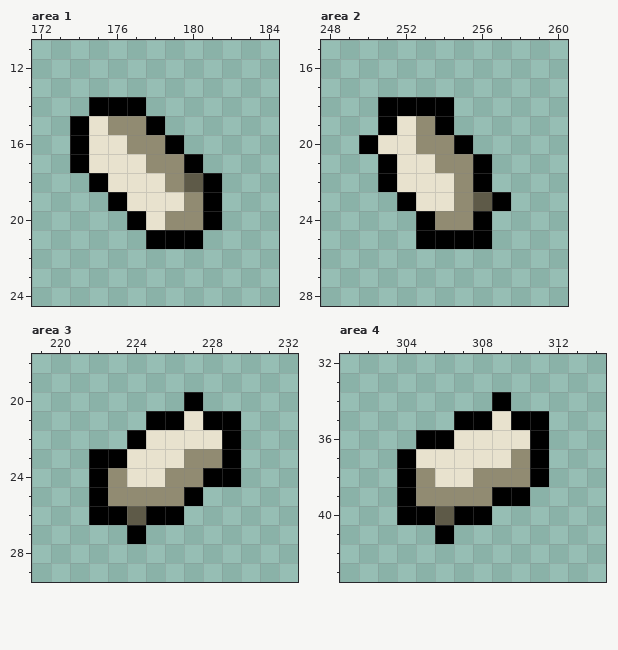
Two states of a pixel-art file, Assets/Characters/Josh/josh_defeat.aseprite. This is how it looked before the edit.
480x80 pixels, 1 frame. Shown: area 1: x 172..184, y 11..24; area 2: x 248..260, y 15..28; area 3: x 219..232, y 18..29; area 4: x 301..314, y 32..43. The commit also changed other parts of the picture, which this record leaves out.
And afterwards:
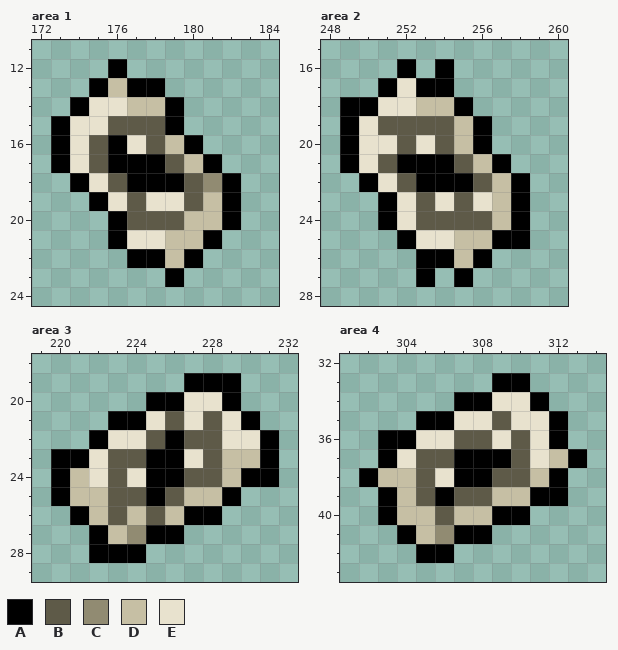
Palette (. is transparent): A #000000  B #5e5a48  C #918b72  D #c6bfa4  E #e8e2ce
Difference:
{"where": "area 1"}
{"y":12,"x":176,"old":".","new":"A"}
{"y":13,"x":175,"old":"....","new":"ADAA"}
{"y":14,"x":174,"old":".AAA..","new":"AEEDDA"}
{"y":15,"x":173,"old":".A","new":"AE"}
{"y":15,"x":176,"old":"CCA.","new":"BBBA"}
{"y":16,"x":173,"old":".AEECCA.","new":"AEBAEBDA"}
{"y":17,"x":173,"old":".AEEECCA.","new":"AEBAAABDA"}
{"y":18,"x":174,"old":".AEEEC","new":"AEBAAA"}
{"y":18,"x":181,"old":"A.","new":"CA"}
{"y":19,"x":175,"old":".AE","new":"AEB"}
{"y":19,"x":180,"old":"CA.","new":"BDA"}
{"y":20,"x":176,"old":".AECCA.","new":"ABBBDDA"}
{"y":21,"x":176,"old":"..AAA.","new":"AEEDDA"}
{"y":22,"x":177,"old":"....","new":"AADA"}
{"y":23,"x":179,"old":".","new":"A"}
{"where": "area 2"}
{"y":16,"x":252,"old":".","new":"A"}
{"y":16,"x":254,"old":".","new":"A"}
{"y":17,"x":251,"old":"....","new":"AEAA"}
{"y":18,"x":249,"old":"..AAAA.","new":"AAEEDDA"}
{"y":19,"x":249,"old":"..AECA..","new":"AEBBBBDA"}
{"y":20,"x":249,"old":".A","new":"AE"}
{"y":20,"x":252,"old":"ECCA.","new":"BEBDA"}
{"y":21,"x":249,"old":"..AEECCA.","new":"AEBAAABDA"}
{"y":22,"x":250,"old":".AEEECA..","new":"AEBAAABDA"}
{"y":23,"x":251,"old":".AE","new":"AEB"}
{"y":23,"x":255,"old":"CBA.","new":"BEDA"}
{"y":24,"x":251,"old":"..ACCA..","new":"AEBBBBDA"}
{"y":25,"x":252,"old":".AAAA..","new":"AEEDDAA"}
{"y":26,"x":253,"old":"....","new":"AADA"}
{"y":27,"x":253,"old":".","new":"A"}
{"y":27,"x":255,"old":".","new":"A"}
{"where": "area 3"}
{"y":19,"x":227,"old":"...","new":"AAA"}
{"y":20,"x":225,"old":"..A..","new":"AAEEA"}
{"y":21,"x":223,"old":"..AA","new":"AAEB"}
{"y":21,"x":228,"old":"AA.","new":"BEA"}
{"y":22,"x":222,"old":"..AEEEEA..","new":"AEEBABBEEA"}
{"y":23,"x":220,"old":"..AAEEECCA..","new":"AAEBBAAEBDDA"}
{"y":24,"x":220,"old":"..AC","new":"ADEB"}
{"y":24,"x":225,"old":"ECCAA..","new":"AABBDAA"}
{"y":25,"x":220,"old":"..ACCCCA..","new":"ADDBBABDDA"}
{"y":26,"x":221,"old":".AABAA..","new":"ADBDBDAA"}
{"y":27,"x":222,"old":"..A..","new":"ADCAA"}
{"y":28,"x":222,"old":"...","new":"AAA"}
{"where": "area 4"}
{"y":33,"x":309,"old":"..","new":"AA"}
{"y":34,"x":307,"old":"..A..","new":"AAEEA"}
{"y":35,"x":305,"old":"..AAEAA.","new":"AAEEBEEA"}
{"y":36,"x":303,"old":"..AAEE","new":"AAEEBB"}
{"y":36,"x":310,"old":"EA.","new":"BEA"}
{"y":37,"x":303,"old":".AEEEEECA..","new":"AEBBAAABEDA"}
{"y":38,"x":302,"old":"..AC","new":"ADDB"}
{"y":38,"x":307,"old":"ECCCA.","new":"AABBDA"}
{"y":39,"x":303,"old":".ACCCCAA..","new":"ADBABBDDAA"}
{"y":40,"x":303,"old":".AA","new":"ADD"}
{"y":40,"x":307,"old":"AA..","new":"DDAA"}
{"y":41,"x":304,"old":"..A..","new":"ADCAA"}
{"y":42,"x":305,"old":"..","new":"AA"}
